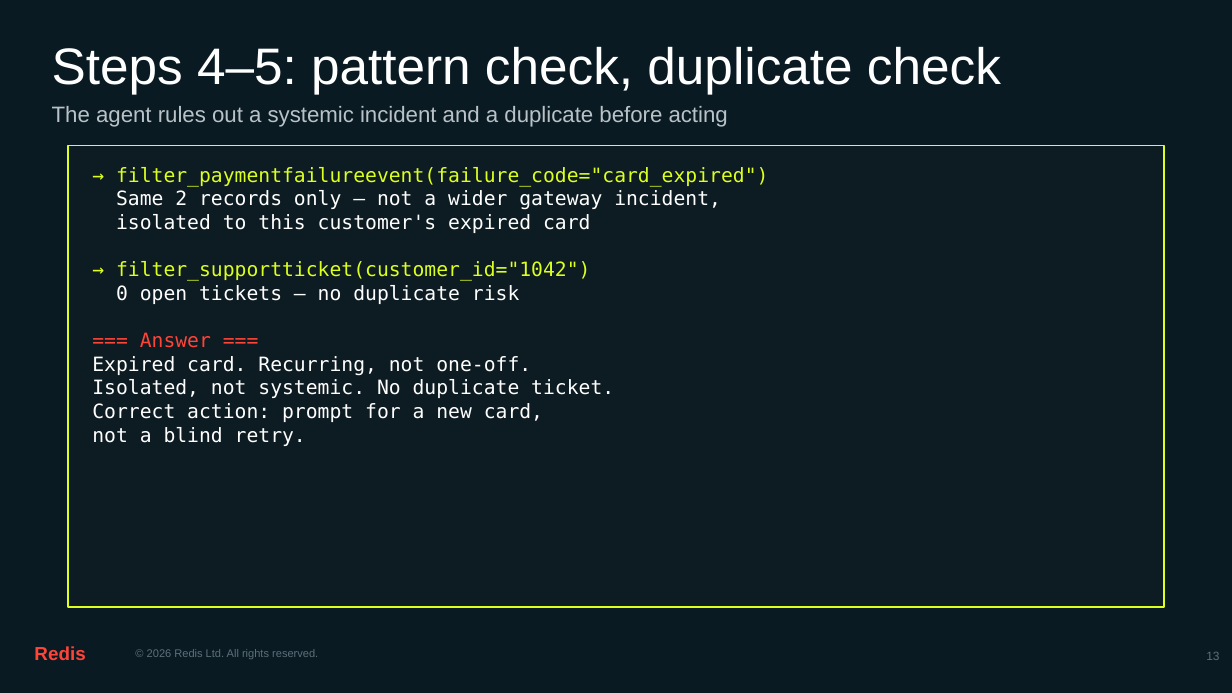
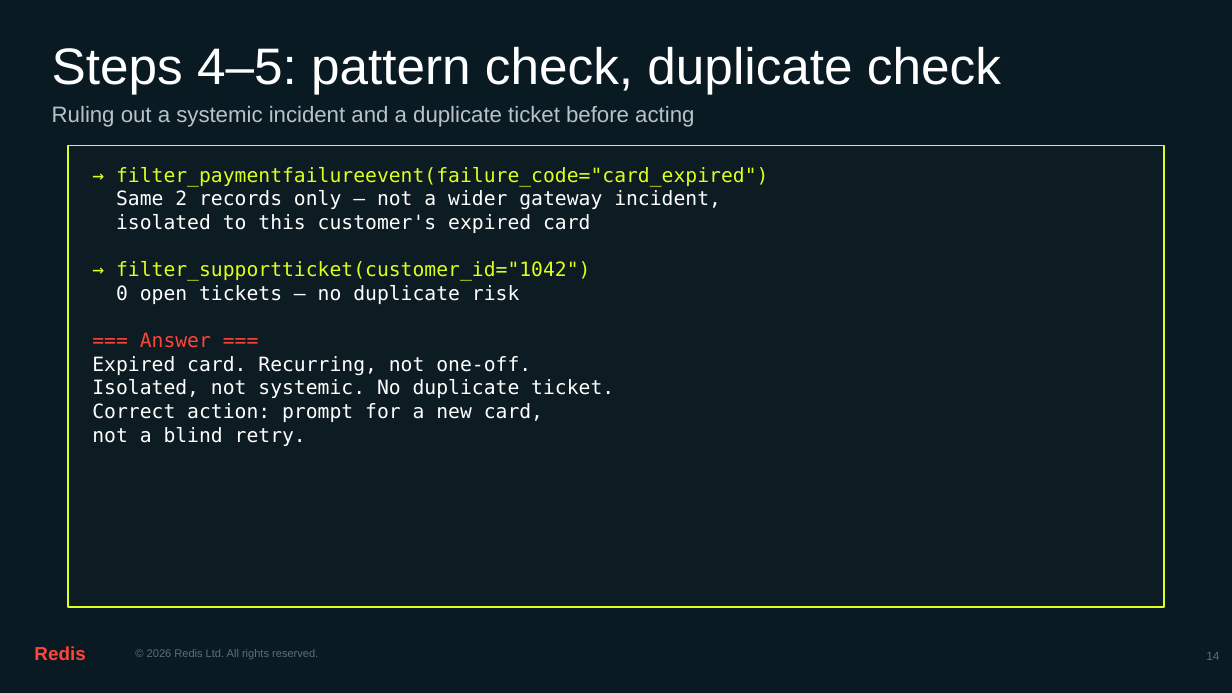
Before and after one commit to amitmknit/context-retriever-payment-failure-demo, a slide deck: slide 15 of Context-Retriever-Payment-Failure-Demo.pptx. Drawn at 1232x693 pixels with LibreOffice and Linux fonts; fonts in the diff are those of the drawing. Boxes give left, top, right and bottom in pixels: in the first picture for what was removed or moved away, otherwise in the second. Text is boxed around its words. In the diff, an @@ line names an element or a change of style, - is before the commit and + after.

```diff
--- a/Context-Retriever-Payment-Failure-Demo.pptx
+++ b/Context-Retriever-Payment-Failure-Demo.pptx
@@ text at box(52, 106, 694, 127): text changed @@
-The agent rules out a systemic incident and a duplicate before acting
+Ruling out a systemic incident and a duplicate ticket before acting
@@ text at box(1206, 652, 1219, 660): text changed @@
-13
+14
```
Also in this commit, not shown: 15 other slides changed, 10 slides added, 1 slide removed, 4 other files.
